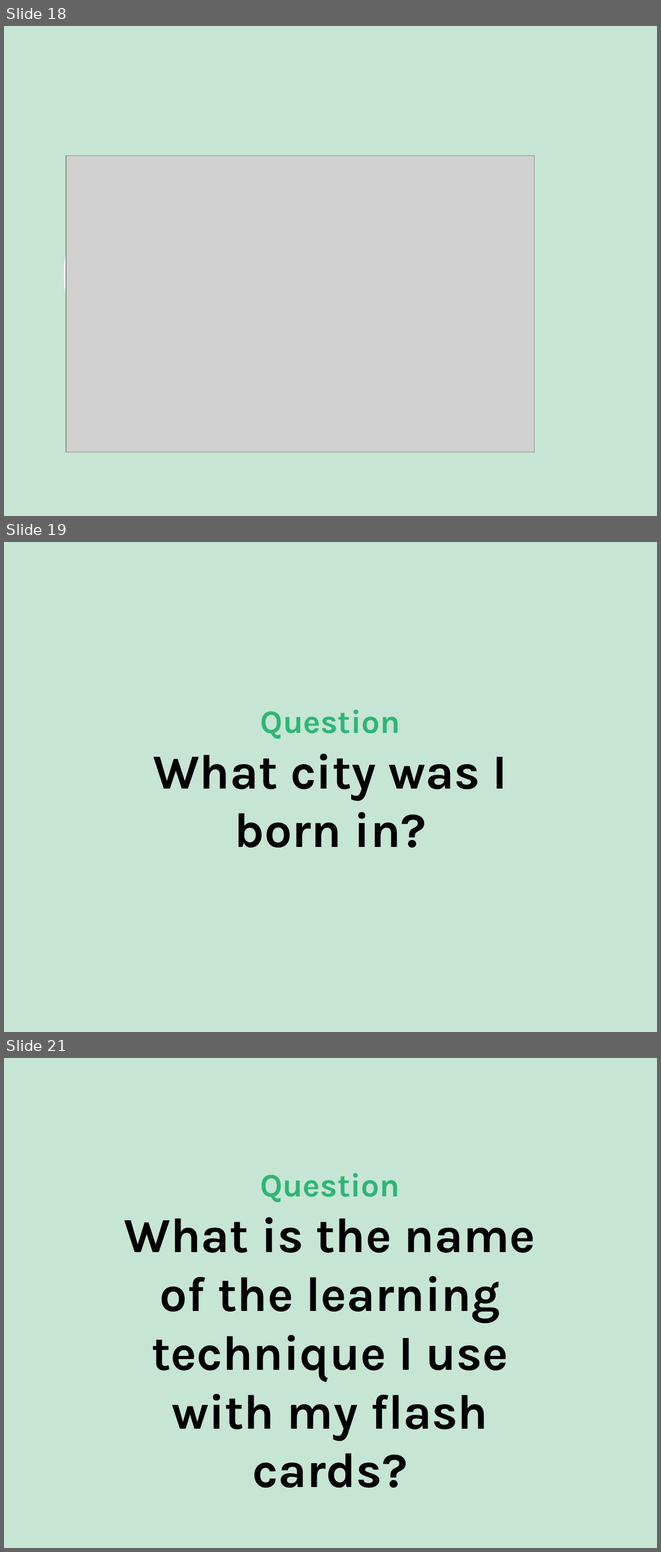
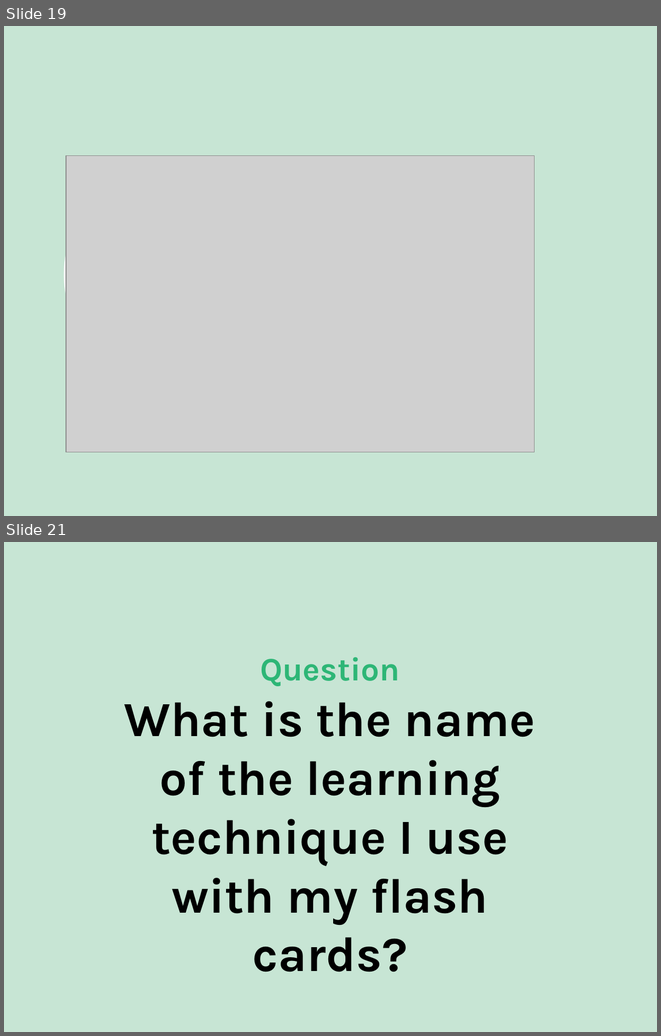
Before and after one commit to evjan/Using-Flash-Cards-to-Improve-Your-Ruby, a slide deck: UsingFlashCardsToImproveYourRuby.ppsx. Shown one above the other, each under a label of ours: slides 18, 19 and 21 before the commit, slides 19 and 21 after it; the slides between them are not shown. The pictures are 661x1552 and 661x1036 pixels, drawn with LibreOffice and Linux fonts; fonts in the diff are those of the drawing; grey boxes stand for pictures; background and template pictures are left out. Boxes give left, top, right and bottom in pixels: in the first picture for what was removed or moved away, otherwise in the second. Text is boxed around its words. In the diff, an @@ line names an element or a change of style, - is before the commit and + after.

```diff
--- a/UsingFlashCardsToImproveYourRuby.ppsx
+++ b/UsingFlashCardsToImproveYourRuby.ppsx
@@ slide 19 removed at <box>4,542,657,1032</box>, background #C7E5D4 @@
@@ text removed at <box>153,709,508,848</box> @@
-Question
-What city was I born in?
@@ what was slide 18 is now slide 19 @@
```
Also in this commit, not shown: 9 slides changed, 3 slides added, 2 other slides removed.
